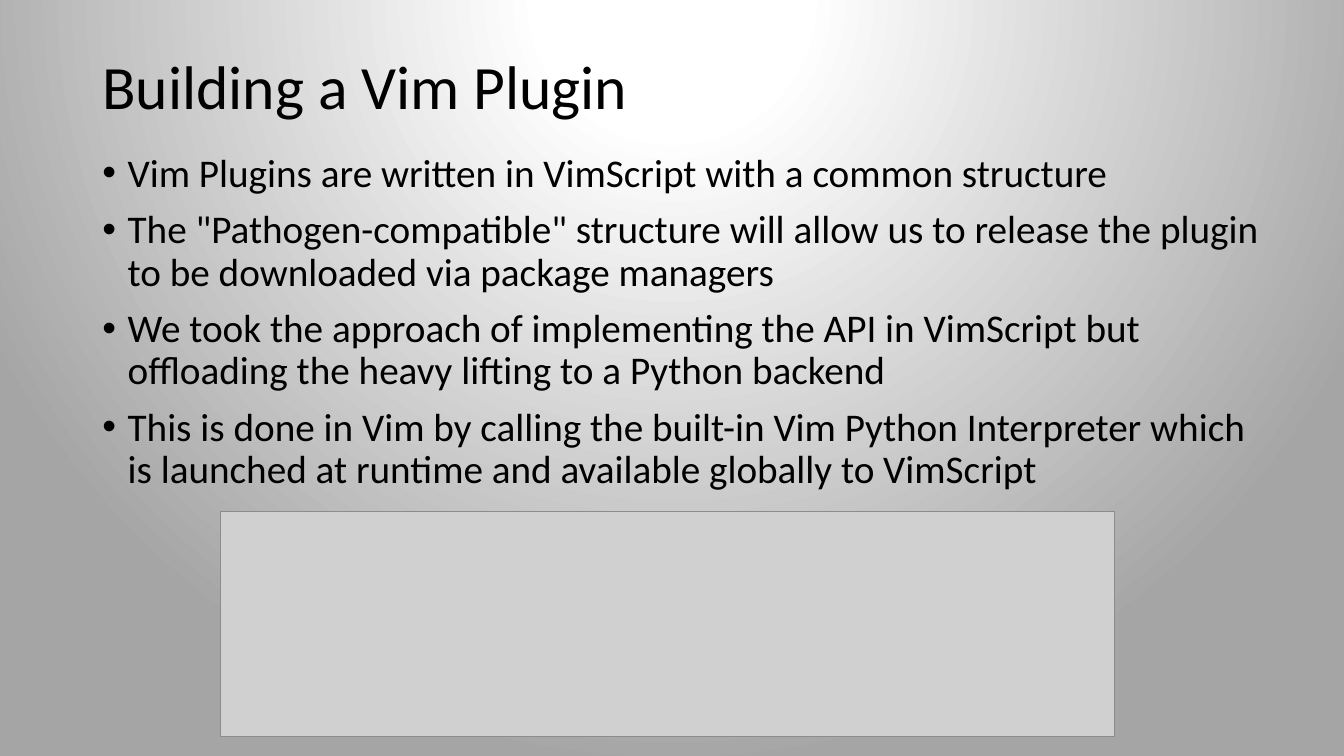
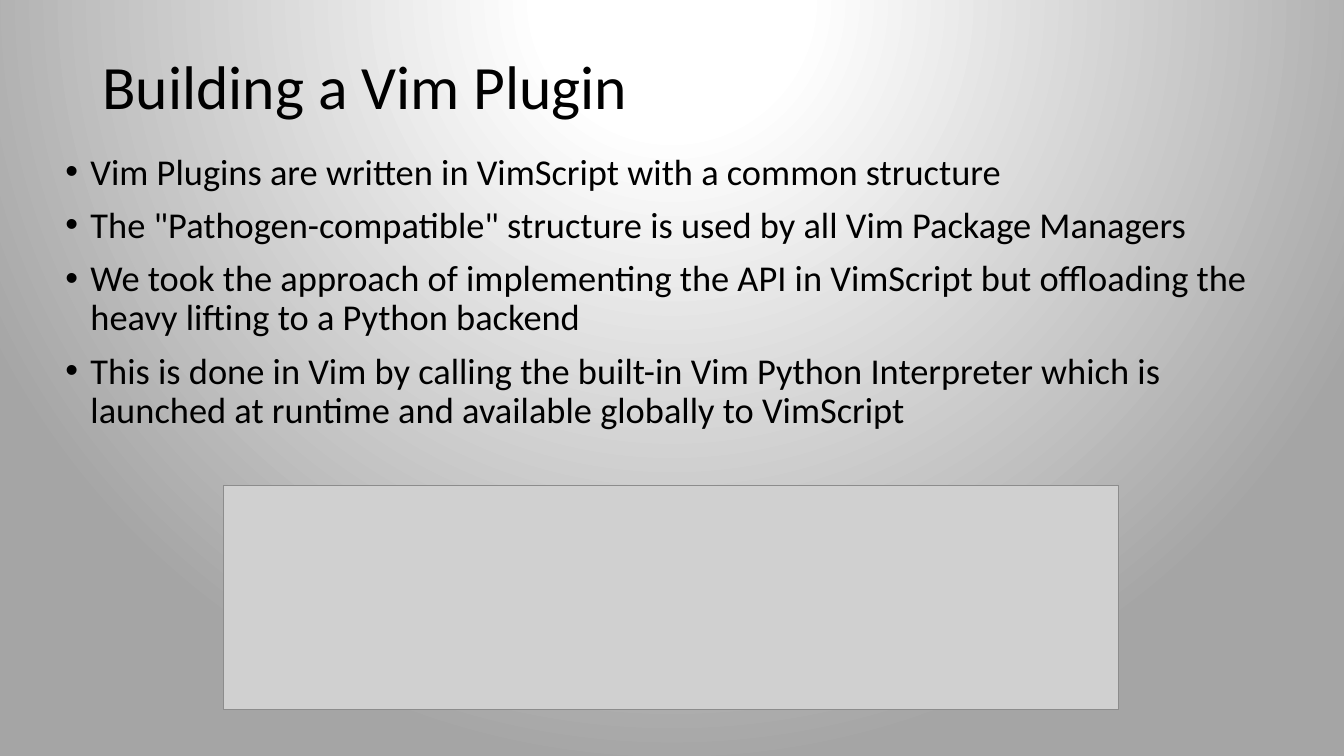
Before and after one commit to manistal/vimcryption, a slide deck: slide 3 of doc/final/FinalPresentation_Vimcryption.pptx. Drawn at 1344x756 pixels with LibreOffice and Linux fonts; fonts in the diff are those of the drawing; grey boxes stand for pictures. Boxes give left, top, right and bottom in pixels: in the first picture for what was removed or moved away, otherwise in the second. Text is boxed around its words. In the diff, an @@ line names an element or a change of style, - is before the commit and + after.

Commit message:
Messed around with some formatting, updated some slides that show the bridge between vim and the engines

```diff
--- a/doc/final/FinalPresentation_Vimcryption.pptx
+++ b/doc/final/FinalPresentation_Vimcryption.pptx
@@ text "Vim Plugins are written in ...": place and size @@
-text "Vim Plugins are written in ..." at (128,159,1258,490)
+text "Vim Plugins are written in ..." at (90,159,1246,430)
@@ text at (90,159,1246,430): size 28 to 26 pt in "Vim Plugins are written in VimScript with ...", "We took the approach of implementing the ...", "This is done in Vim by calling ..." @@
@@ text at (90,212,1185,245): text changed; size 28 to 26 pt @@
-• The "Pathogen-compatible" structure will allow us to release the plugin to be downloaded via package managers
+• The "Pathogen-compatible" structure is used by all Vim Package Managers
@@ picture: place and size @@
-picture at (221,512,1116,737)
+picture at (224,486,1119,711)
```
Also in this commit, not shown: 5 other slides changed.
